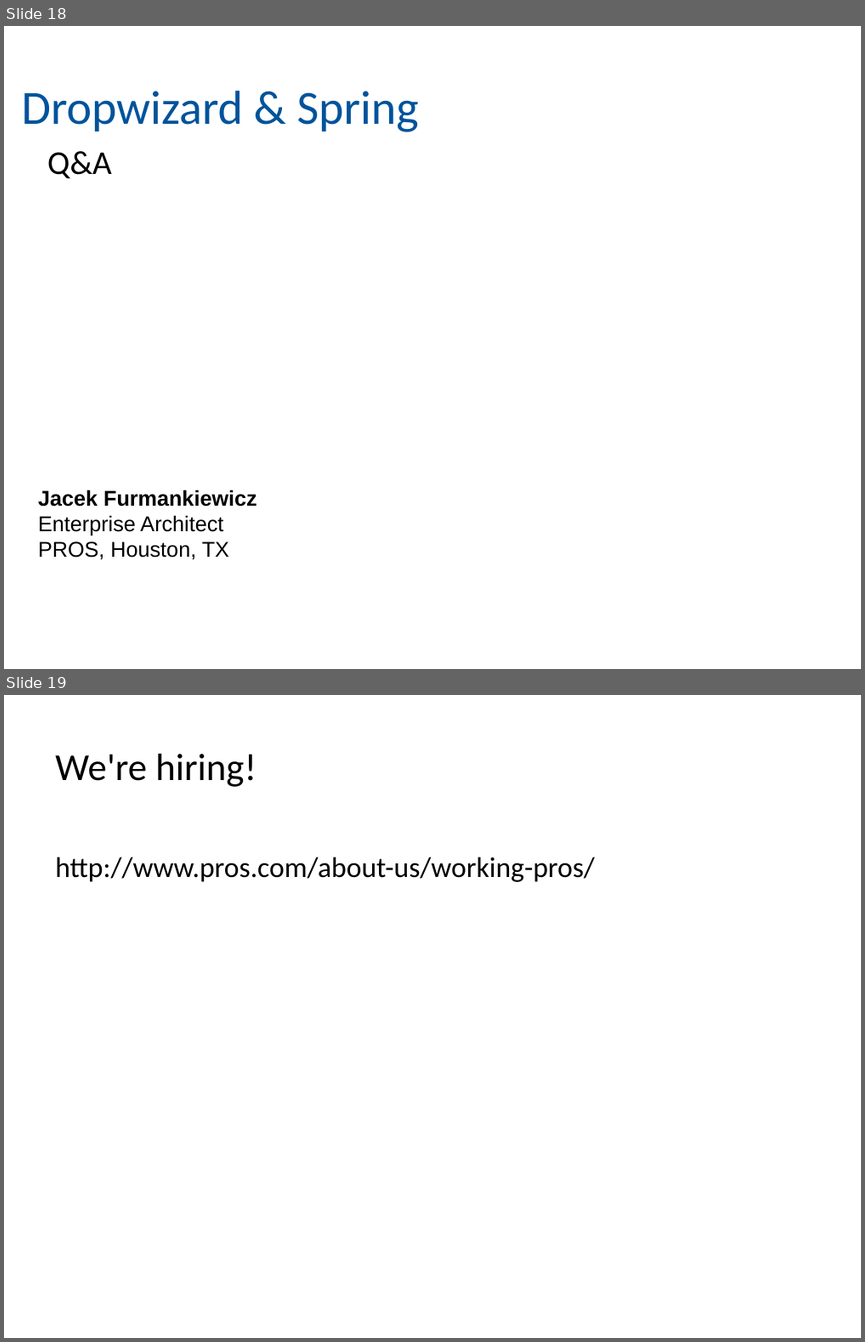
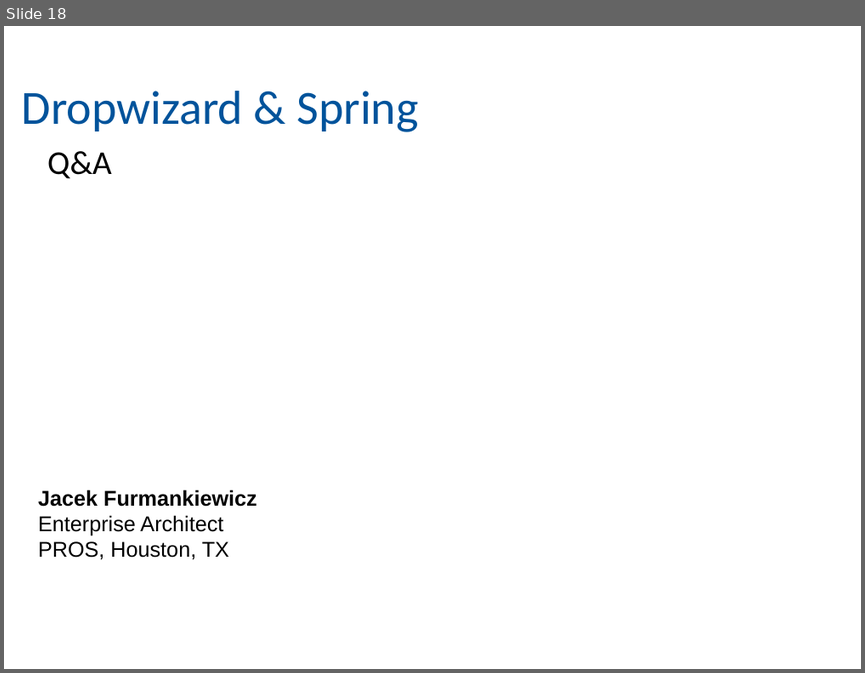
Before and after one commit to jacek99/dropwizard-spring-di-security-onejar-example, a slide deck: Dropwizard_Spring.odp. Shown one above the other, each under a label of ours: slides 18 and 19 before the commit, slide 18 after it. The pictures are 865x1342 and 865x673 pixels, drawn with LibreOffice and Linux fonts; fonts in the diff are those of the drawing; background and template pictures are left out. Boxes give left, top, right and bottom in pixels: in the first picture for what was removed or moved away, otherwise in the second. Text is boxed around its words. In the diff, an @@ line names an element or a change of style, - is before the commit and + after.

```diff
--- a/Dropwizard_Spring.odp
+++ b/Dropwizard_Spring.odp
@@ slide 19 removed at (4,695,861,1338), background picture (left out) @@
@@ title removed at (55,754,256,787) @@
-We're hiring!
@@ text removed at (55,857,595,882) @@
-http://www.pros.com/about-us/working-pros/
```
Also in this commit, not shown: 2 other files.
